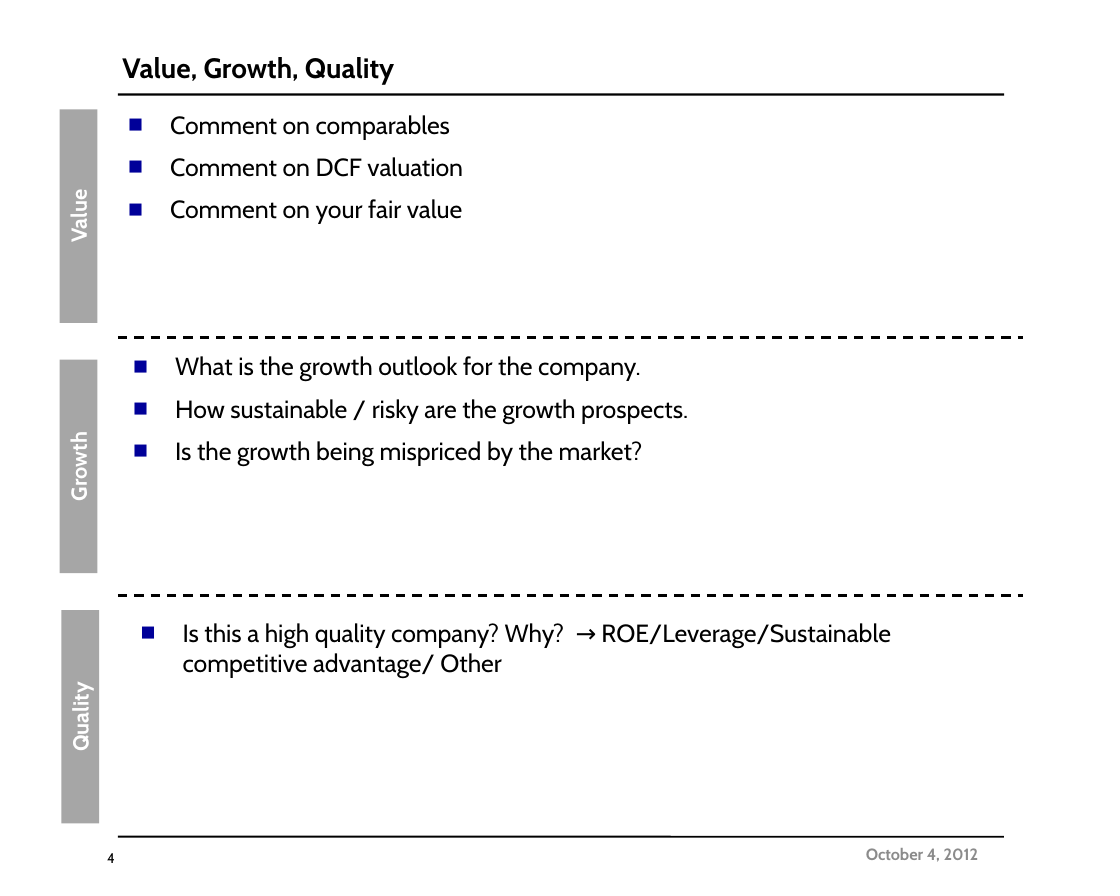
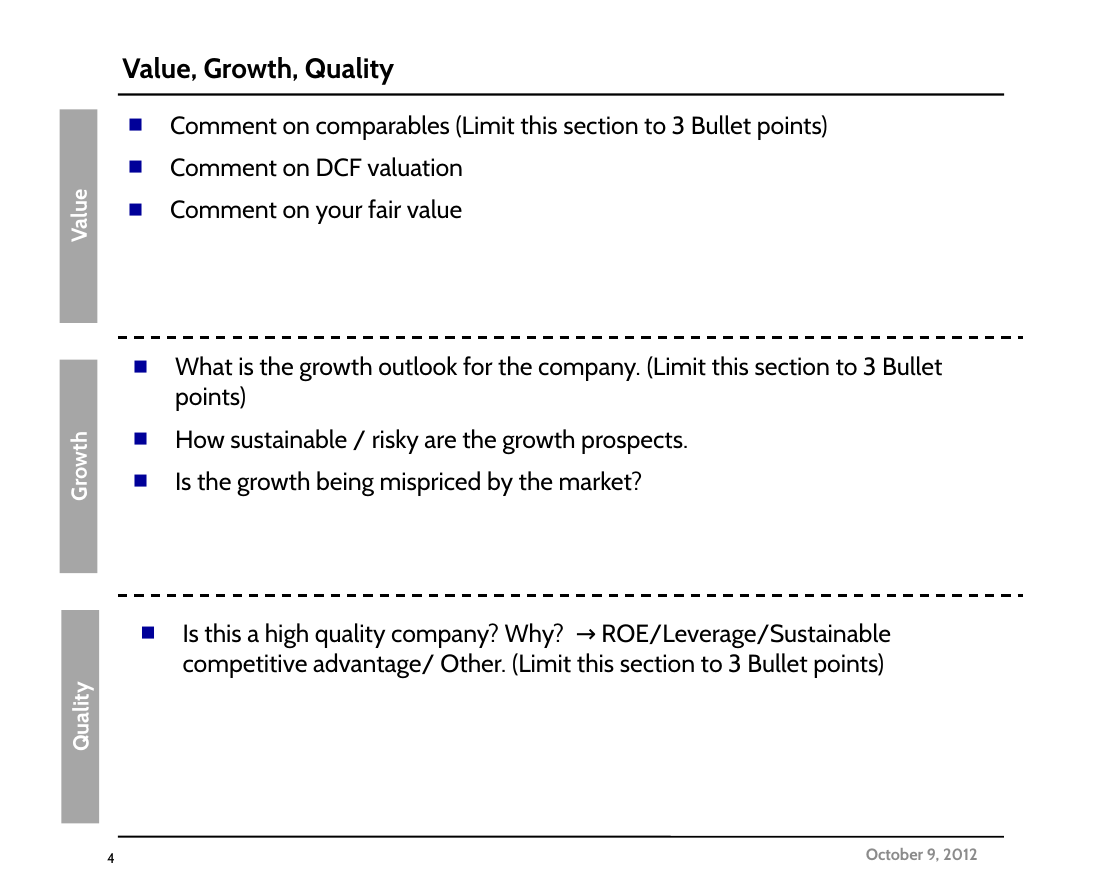
Before and after one commit to leewashmore/Greenfield, a slide deck: slide 4 of SourceCode/GreenField/GreenField.Web/Templates/ICPresentationTemplate.pptx. Drawn at 1120x896 pixels with LibreOffice and Linux fonts; fonts in the diff are those of the drawing; background and template pictures are left out. Boxes give left, top, right and bottom in pixels: in the first picture for what was removed or moved away, otherwise in the second. Text is boxed around its words. In the diff, an @@ line names an element or a change of style, - is before the commit and + after.

```diff
--- a/SourceCode/GreenField/GreenField.Web/Templates/ICPresentationTemplate.pptx
+++ b/SourceCode/GreenField/GreenField.Web/Templates/ICPresentationTemplate.pptx
@@ text at [170, 115, 828, 139]: text changed @@
-■ Comment on comparables
+■ Comment on comparables (Limit this section to 3 Bullet points)
@@ text at [175, 356, 942, 411]: text changed @@
-■ What is the growth outlook for the company.
+■ What is the growth outlook for the company. (Limit this section to 3 Bullet points)
@@ text at [183, 623, 891, 677]: text changed @@
-■ Is this a high quality company? Why? → ROE/Leverage/Sustainable competitive advantage/ Other
+■ Is this a high quality company? Why? → ROE/Leverage/Sustainable competitive advantage/ Other. (Limit this section to 3 Bullet points)
@@ text at [866, 848, 978, 862]: text changed @@
-October 4, 2012
+October 9, 2012
```
Also in this commit, not shown: 4 other slides changed, 8 other files.
